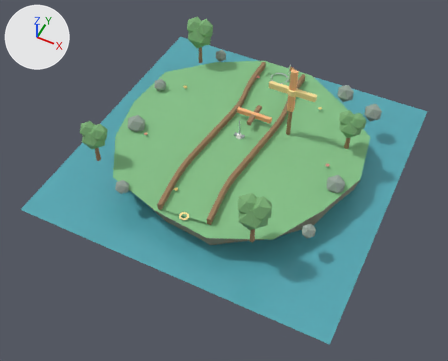
The glTF model ui/3d/minigolf/course-06.glb as it was, and as the next commit left it.
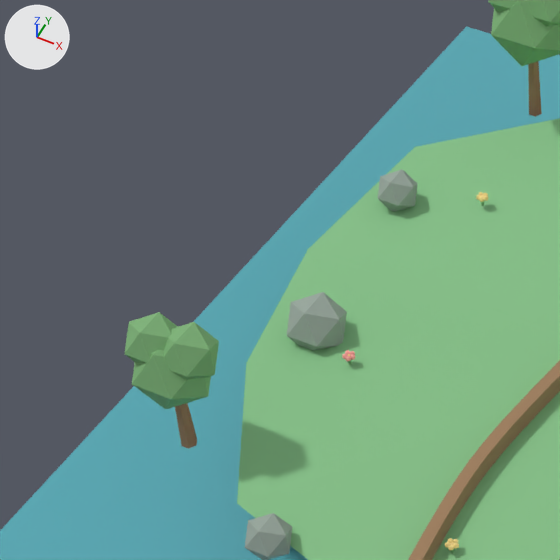
The first picture shows the older version from a 50 mm lens placed at (7.3, -15.94, 17.01), pointed at (0.24, -1.81, -0.65). The close-ups show the older and then the newer version on the part from 10% to 46% of the width and 8% to 54% of the height of that picture. Only the edits that show in the close-ups are written down. The lights are fixed; the arrows at upper left show +X, +Y and +Z. Where no turn or scale is listed for an object, it has been applied to the vertices.

The first close-up shows 'faceted-canopy.060', 'faceted-canopy.061', 'faceted-canopy.062', 'faceted-canopy.063', 'faceted-rock.040', 'faceted-rock.041', 'faceted-rock.045', 'garden-tree-trunk.020', 'island-turf-edge.005', 'rail-left', 'surface-grass', 'water-plane.005' and 3 more.
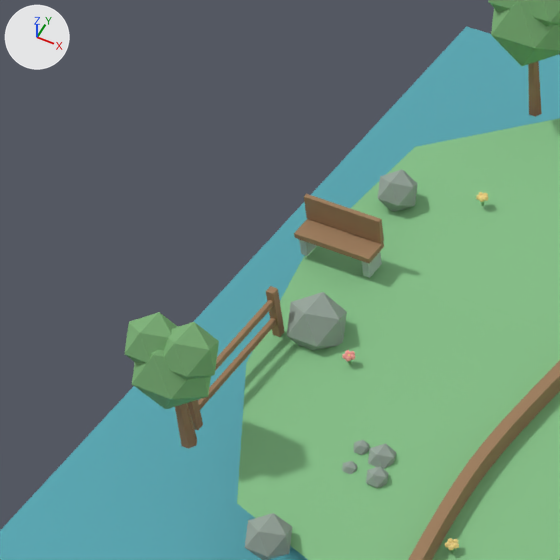
Boxes (x1, y1, x2, y2) around the edits, measured in the close-ups (560 x 560 px):
'deco-bench-back.005', added (brown): after (304, 194, 384, 244)
'deco-bench-seat.005', added (brown): after (294, 219, 384, 264)
'deco-fence-rail.020', added: after (198, 318, 276, 410)
'deco-fence-rail.021', added (brown): after (215, 300, 273, 371)
'deco-pebble.090', added: after (368, 443, 396, 469)
'deco-fence-post.021', added (brown): after (266, 286, 285, 337)
'deco-pebble.089', added: after (366, 466, 389, 488)
'deco-fence-post.020', added: after (188, 400, 203, 430)
'deco-bench-leg.011', added: after (362, 252, 382, 278)
'deco-pebble.091', added: after (354, 440, 369, 455)
'deco-bench-leg.010', added (mostly hidden): after (299, 239, 317, 256)
'deco-pebble.088', added: after (342, 461, 357, 474)

Patch to the scene script:
```diff
--- a/ui/3d/minigolf/course-06.glb.py
+++ b/ui/3d/minigolf/course-06.glb.py
@@ ob_deco_pebble_091 @@
+ob_deco_pebble_091 = bpy.data.objects.new('deco-pebble.091', me_deco_pebble_mesh_091)  # an icosphere of 20 faces spanning x -2.533..-2.363, y -2.802..-2.631, z -0.055..0.115; in mat_minigolf_rock_garden (grey #97a69b)
+ob_deco_pebble_091.location = (0.0, 0.0, 0.0)
@@ ob_deco_pebble_090 @@
+ob_deco_pebble_090 = bpy.data.objects.new('deco-pebble.090', me_deco_pebble_mesh_090)  # an icosphere of 20 faces spanning x -2.329..-2.023, y -2.882..-2.575, z -0.153..0.153; in mat_minigolf_rock_garden (grey #97a69b)
+ob_deco_pebble_090.location = (0.0, 0.0, 0.0)
@@ ob_deco_pebble_089 @@
+ob_deco_pebble_089 = bpy.data.objects.new('deco-pebble.089', me_deco_pebble_mesh_089)  # an icosphere of 20 faces spanning x -2.176..-1.938, y -3.147..-2.909, z -0.089..0.149; in mat_minigolf_rock_garden (grey #97a69b)
+ob_deco_pebble_089.location = (0.0, 0.0, 0.0)
@@ ob_deco_pebble_088 @@
+ob_deco_pebble_088 = bpy.data.objects.new('deco-pebble.088', me_deco_pebble_mesh_088)  # an icosphere of 20 faces spanning x -2.498..-2.328, y -3.111..-2.941, z -0.085..0.085; in mat_minigolf_rock_garden (grey #97a69b)
+ob_deco_pebble_088.location = (0.0, 0.0, 0.0)
@@ ob_deco_fence_rail_021 @@
+ob_deco_fence_rail_021 = bpy.data.objects.new('deco-fence-rail.021', me_deco_fence_rail_mesh_021)  # a box spanning x -4.35..-4.29, y -3.2..-1.5, z 0.44..0.52; in mat_minigolf_wood_garden (brown #9e7c59)
+ob_deco_fence_rail_021.location = (0.0, 0.0, 0.0)
@@ ob_deco_fence_rail_020 @@
+ob_deco_fence_rail_020 = bpy.data.objects.new('deco-fence-rail.020', me_deco_fence_rail_mesh_020)  # a box spanning x -4.35..-4.29, y -3.2..-1.5, z 0.16..0.24; in mat_minigolf_wood_garden (brown #9e7c59)
+ob_deco_fence_rail_020.location = (0.0, 0.0, 0.0)
@@ ob_deco_fence_post_021 @@
+ob_deco_fence_post_021 = bpy.data.objects.new('deco-fence-post.021', me_deco_fence_post_mesh_021)  # a box spanning x -4.37..-4.27, y -1.55..-1.45, z -0.04..0.64; in mat_minigolf_wood_garden (brown #9e7c59)
+ob_deco_fence_post_021.location = (0.0, 0.0, 0.0)
@@ ob_deco_fence_post_020 @@
+ob_deco_fence_post_020 = bpy.data.objects.new('deco-fence-post.020', me_deco_fence_post_mesh_020)  # a box spanning x -4.37..-4.27, y -3.25..-3.15, z -0.04..0.64; in mat_minigolf_wood_garden (brown #9e7c59)
+ob_deco_fence_post_020.location = (0.0, 0.0, 0.0)
@@ ob_deco_bench_seat_005 @@
+ob_deco_bench_seat_005 = bpy.data.objects.new('deco-bench-seat.005', me_deco_bench_seat_mesh_005)  # a box spanning x -4.875..-3.825, y -0.22..0.12, z 0.225..0.295; in mat_minigolf_wood_garden (brown #9e7c59)
+ob_deco_bench_seat_005.location = (0.0, 0.0, 0.0)
@@ ob_deco_bench_leg_011 @@
+ob_deco_bench_leg_011 = bpy.data.objects.new('deco-bench-leg.011', me_deco_bench_leg_mesh_011)  # a box spanning x -3.955..-3.865, y -0.19..0.09, z -0.04..0.24; in mat_minigolf_stone_garden (grey #aab8b1)
+ob_deco_bench_leg_011.location = (0.0, 0.0, 0.0)
@@ ob_deco_bench_leg_010 @@
+ob_deco_bench_leg_010 = bpy.data.objects.new('deco-bench-leg.010', me_deco_bench_leg_mesh_010)  # a box spanning x -4.835..-4.745, y -0.19..0.09, z -0.04..0.24; in mat_minigolf_stone_garden (grey #aab8b1)
+ob_deco_bench_leg_010.location = (0.0, 0.0, 0.0)
@@ ob_deco_bench_back_005 @@
+ob_deco_bench_back_005 = bpy.data.objects.new('deco-bench-back.005', me_deco_bench_back_mesh_005)  # a box spanning x -4.875..-3.825, y 0.07..0.13, z 0.31..0.65; in mat_minigolf_wood_garden (brown #9e7c59)
+ob_deco_bench_back_005.location = (0.0, 0.0, 0.0)
```
